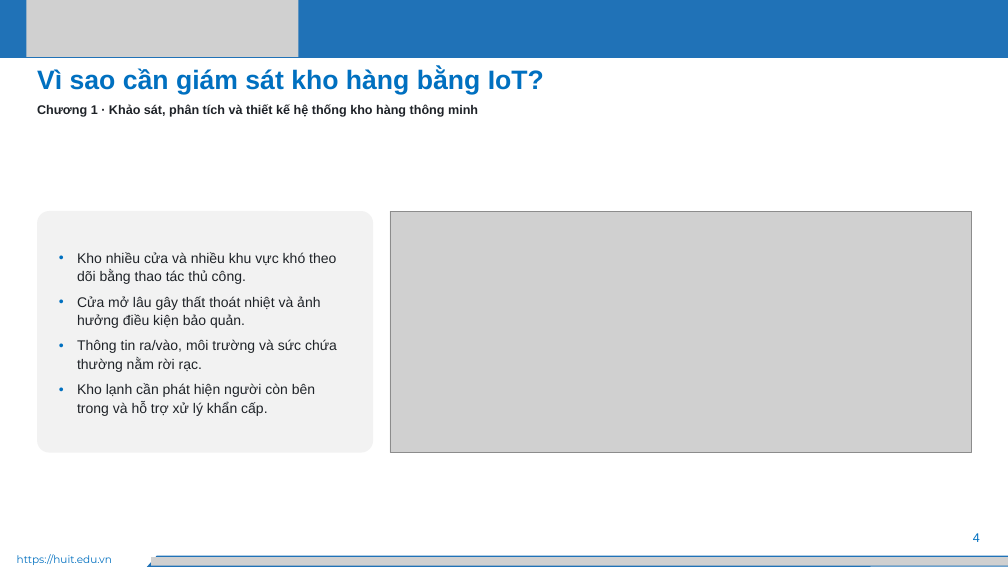
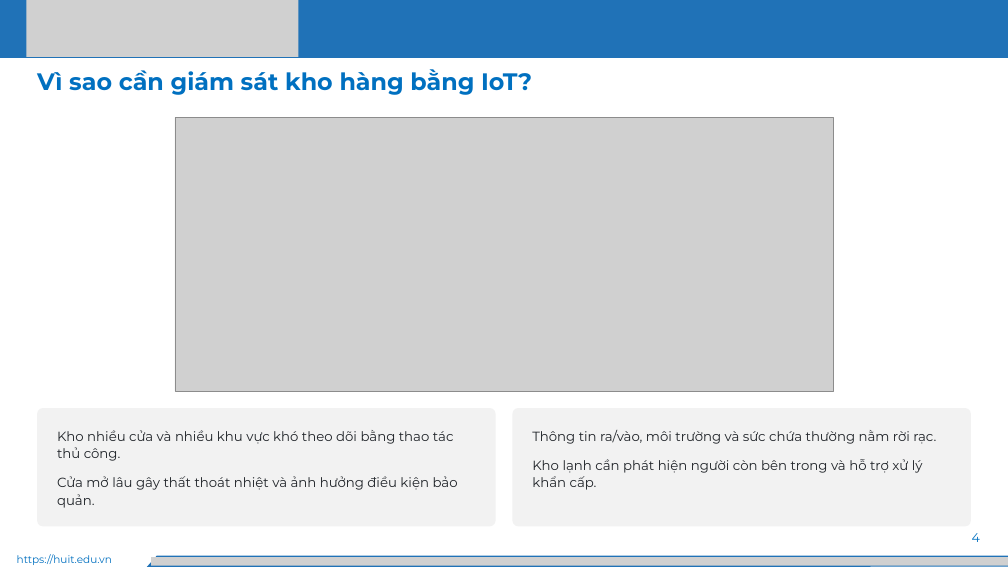
Before and after one commit to Huuloc123456/khoguard-iot, a slide deck: slide 4 of docs/slides/KhoGuard-thuyet-trinh.pptx. Drawn at 1008x567 pixels with LibreOffice and Linux fonts; fonts in the diff are those of the drawing; grey boxes stand for pictures. Boxes give left, top, right and bottom in pixels: in the first picture for what was removed or moved away, otherwise in the second. Text is boxed around its words. In the diff, an @@ line names an element or a change of style, - is before the commit and + after.

```diff
--- a/docs/slides/KhoGuard-thuyet-trinh.pptx
+++ b/docs/slides/KhoGuard-thuyet-trinh.pptx
@@ text "Vì sao cần giám sát ..." at box(37, 69, 532, 95): size 38 to 34 pt, font Arial to Montserrat @@
@@ text removed at box(37, 104, 478, 117) @@
-Chương 1 · Khảo sát, phân tích và thiết kế hệ thống kho hàng thông minh
@@ picture: place and size @@
-picture at box(390, 211, 971, 453)
+picture at box(175, 117, 833, 391)
@@ text in rounded rectangle at box(77, 339, 337, 416): paragraphs removed @@
-• Thông tin ra/vào, môi trường và sức chứa thường nằm rời rạc.
-• Kho lạnh cần phát hiện người còn bên trong và hỗ trợ xử lý khẩn cấp.
@@ rounded rectangle "Kho nhiều cửa và nhiều ...": place and size @@
-rounded rectangle "Kho nhiều cửa và nhiều ..." at box(37, 211, 373, 453)
+rounded rectangle "Kho nhiều cửa và nhiều ..." at box(37, 408, 496, 527)
@@ rounded rectangle "Kho nhiều cửa và nhiều ..." at box(37, 408, 496, 527): size 20 to 19 pt, font Arial to Montserrat; bullet • to none; line spacing 1.08 to 1.1; more space between paragraphs; vertical alignment middle to top @@
@@ rounded rectangle added at box(513, 408, 971, 527), fill #F2F2F2, 19 pt, text #1F2328 @@
+Thông tin ra/vào, môi trường và sức chứa thường nằm rời rạc.
+Kho lạnh cần phát hiện người còn bên trong và hỗ trợ xử lý khẩn cấp.
@@ text "4" at box(972, 533, 980, 542): font Arial to Montserrat @@
```
Also in this commit, not shown: 32 other slides changed, 7 other files.
